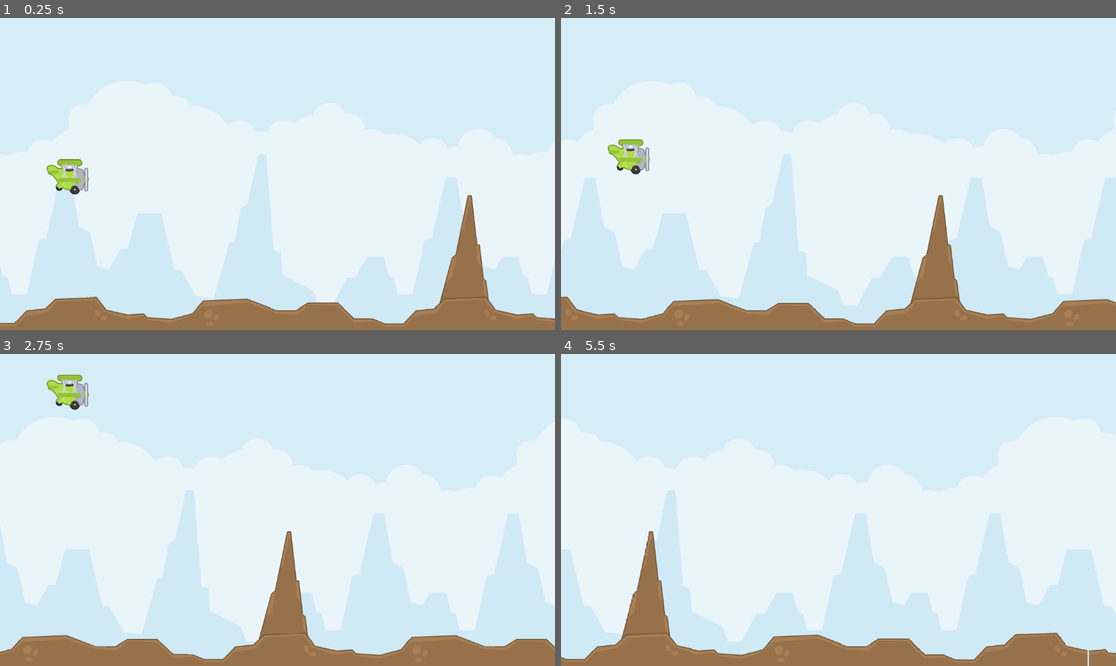
Above: before the commit, frames 1-4 (two rows, left to right).
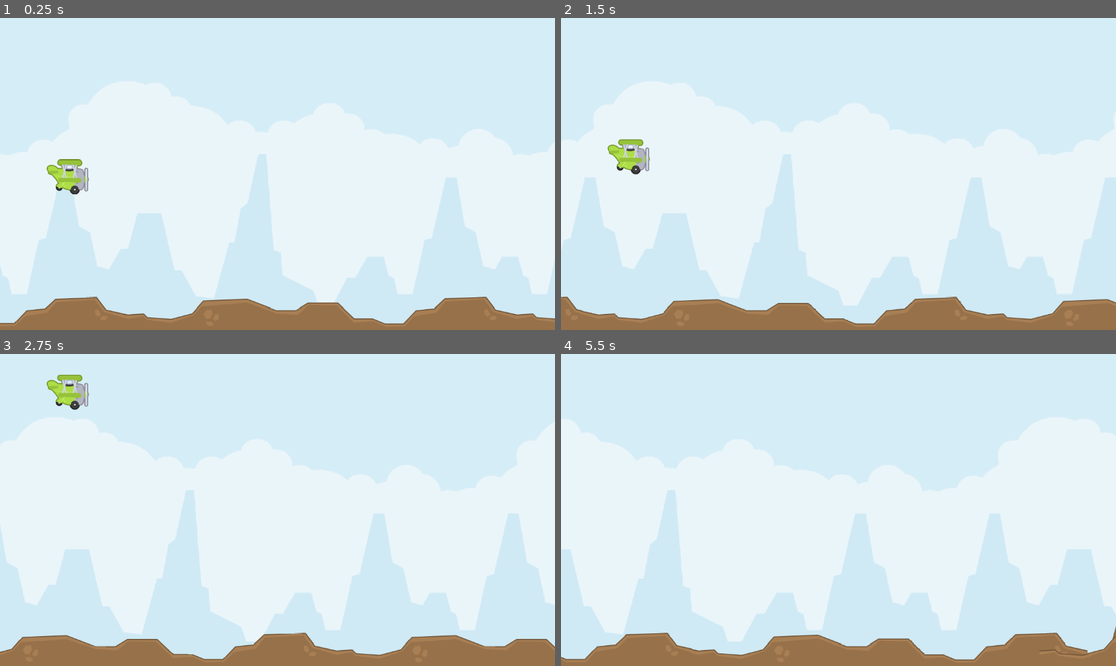
Above: after the commit, the same moments.

Repository: AllanSechrist/FlappyPlane
Game: Godot game, scene res://scenes/sandbox.tscn
Two runs of this game, one before a commit and one after it. Both use one fixed random seed, a clock stepped at 60 frames per second and the inputs below. The project has no main scene, so this scene is started directly.
Inputs (mouse positions are in pixels of both pictures, inside the frame that each line leads up to):
- Up to frame 1 (0.25 s): no input
- Up to frame 2 (1.5 s): move the mouse to (960, 158) at 0.52 s; click (960, 158) at 0.6 s; move the mouse to (727, 189) at 1.27 s; click (727, 189) at 1.35 s
- Up to frame 3 (2.75 s): move the mouse to (333, 441) at 2.02 s; click (333, 441) at 2.1 s
- Up to frame 4 (5.5 s): move the mouse to (810, 572) at 2.77 s; click (810, 572) at 2.85 s; move the mouse to (1005, 556) at 3.52 s; click (1005, 556) at 3.6 s; move the mouse to (672, 463) at 4.27 s; click (672, 463) at 4.35 s; move the mouse to (866, 510) at 5.02 s; click (866, 510) at 5.1 s

The runs differ from the first frame. In frame 1, 1.5% of the frame differs, in the area x 79-89%, y 56-92%; in frame 2, 1.5%; in frame 3, 1.5%; in frame 4, 1.6%, in the area x 10-100%, y 56-100%.

Commit message:
add game manager, rock spawner, and ground spawner.

Diff:
--- /dev/null
+++ b/scenes/game_manager.gd
@@ -0,0 +1,10 @@
+extends Node2D
+class_name GameManager
+
+@onready var player: Player = $Player
+@onready var rock_spawner: RockSpawner = $RockSpawner
+@onready var ground_spawner: GroundSpawner = $GroundSpawner
+
+
+func _ready() -> void:
+	ground_spawner.request_connection.connect(rock_spawner._on_connection_requested)
--- a/scenes/ground/ground.gd
+++ b/scenes/ground/ground.gd
@@ -1,12 +1,31 @@
 extends AnimatableBody2D
 class_name Ground
+
+@onready var spawn_points: Node2D = $SpawnPoints
+
 
 @export var speed := 150.0
 @export var ground_width := 808.0
 @export var piece_count := 3
 
+var rock_spawn_points: Array[Marker2D]
+
+signal despawn(ground: Ground)
+signal request_rock(spawn_point: Marker2D)
+
+func _ready() -> void:
+	for child in spawn_points.get_children():
+		if child is Marker2D:
+			rock_spawn_points.append(child)
+	request_rock.emit(self)
+
 func _physics_process(delta: float) -> void:
 	position.x -= speed * delta
 
 	if position.x <= -ground_width:
-		position.x += ground_width * piece_count
+		despawn.emit(self)
+
+func get_random_spawn_point() -> Marker2D:
+	if rock_spawn_points.is_empty():
+		return null
+	return rock_spawn_points.pick_random()
--- a/scenes/ground/ground.tscn
+++ b/scenes/ground/ground.tscn
@@ -11,3 +11,17 @@
 
 [node name="CollisionPolygon2D" type="CollisionPolygon2D" parent="." unique_id=1948639659]
 polygon = PackedVector2Array(-405, 2, -404, 36, 404, 35, 404, 2, 358, -8, 341, -34, 255, -33, 234, -11, 195, -7, 168, 21, 131, 22, 108, 12, 70, 10, 34, -22, -32, -22, -53, -7, -94, -5, -154, -28, -247, -25, -271, 2, -309, 11, -362, 8, -370, -1)
+
+[node name="SpawnPoints" type="Node2D" parent="." unique_id=534728950]
+
+[node name="RockSpawnPoint" type="Marker2D" parent="SpawnPoints" unique_id=1969494535]
+position = Vector2(-198, -21)
+
+[node name="RockSpawnPoint2" type="Marker2D" parent="SpawnPoints" unique_id=1201252675]
+position = Vector2(0, -15)
+
+[node name="RockSpawnPoint3" type="Marker2D" parent="SpawnPoints" unique_id=1898322258]
+position = Vector2(146, 25)
+
+[node name="RockSpawnPoint4" type="Marker2D" parent="SpawnPoints" unique_id=370263853]
+position = Vector2(299, -25)
--- /dev/null
+++ b/scenes/ground/ground_spawner.gd
@@ -0,0 +1,29 @@
+extends Node
+class_name GroundSpawner
+
+@export var ground_scene: PackedScene
+@export var starting_ground_segments := 3
+@export var ground_segments: Array[Ground]
+
+var respawn_point := Vector2(1512.0, 615.0)
+
+signal request_connection(ground: Ground)
+
+func _ready() -> void:
+	for segment in ground_segments:
+		segment.despawn.connect(_on_despawn)
+
+
+func spawn_ground() -> void:
+	var ground = ground_scene.instantiate()
+	ground.global_position = respawn_point
+	ground.despawn.connect(_on_despawn)
+	add_child.call_deferred(ground)
+	request_connection.emit(ground)
+	ground_segments.append(ground)
+
+func _on_despawn(ground: Ground) -> void:
+	ground_segments.erase(ground)
+	ground.queue_free()
+	spawn_ground()
+	print("Free!")
--- /dev/null
+++ b/scenes/ground/ground_spawner.tscn
@@ -0,0 +1,8 @@
+[gd_scene format=3 uid="uid://tupblci8ekth"]
+
+[ext_resource type="Script" uid="uid://bkkw23ccrukh6" path="res://scenes/ground/ground_spawner.gd" id="1_i4win"]
+[ext_resource type="PackedScene" uid="uid://7dkjqq1ir2ir" path="res://scenes/ground/ground.tscn" id="2_dutri"]
+
+[node name="GroundSpawner" type="Node" unique_id=1915303487]
+script = ExtResource("1_i4win")
+ground_scene = ExtResource("2_dutri")
--- a/scenes/rock/rock.gd
+++ b/scenes/rock/rock.gd
@@ -4,15 +4,16 @@
 @export var speed := 150.0
 
 var despawn_x: float
-var respawn_x: float
+var has_despawned := false
+
+signal despawn(Rock)
 
 func _ready() -> void:
-	var screen_size := get_viewport_rect().size
 	despawn_x = -100.0
-	respawn_x = screen_size.x + 100.0
 
 func _physics_process(delta: float) -> void:
 	position.x -= speed * delta
 
-	if position.x < despawn_x:
-		position.x = respawn_x
+	if position.x < despawn_x and not has_despawned:
+		has_despawned = true
+		despawn.emit(self)
--- /dev/null
+++ b/scenes/rock/rock_spawner.gd
@@ -0,0 +1,29 @@
+extends Node
+class_name RockSpawner
+
+@export var rock_scene: PackedScene
+@export var number_of_rocks := 2
+
+var rocks: int
+
+func _ready() -> void:
+	pass
+
+func _on_connection_requested(ground: Ground) -> void:
+	ground.request_rock.connect(_on_ground_request_rock)
+
+func _on_ground_request_rock(ground: Ground) -> void:
+	print("ground.position.x seen by spawner = ", ground.position.x)
+	for i in range(number_of_rocks):
+		var spawn_point = ground.rock_spawn_points[i]
+		var rock := rock_scene.instantiate()
+		rock.global_position = spawn_point.global_position
+		print(spawn_point.global_position)
+		rock.speed = ground.speed
+		rock.despawn.connect(_on_rock_despawn)
+		add_child.call_deferred(rock)
+		rocks += 1
+
+func _on_rock_despawn(rock: Rock) -> void:
+	rocks -= 1
+	rock.queue_free()
--- /dev/null
+++ b/scenes/rock/rock_spawner.tscn
@@ -0,0 +1,6 @@
+[gd_scene format=3 uid="uid://dxx2yyrsj5vyk"]
+
+[ext_resource type="Script" uid="uid://dqikqc85kjyc7" path="res://scenes/rock/rock_spawner.gd" id="1_6md55"]
+
+[node name="RockSpawner" type="Node" unique_id=205191740]
+script = ExtResource("1_6md55")
--- a/scenes/sandbox.tscn
+++ b/scenes/sandbox.tscn
@@ -1,12 +1,16 @@
 [gd_scene format=3 uid="uid://3xta7ile480s"]
 
+[ext_resource type="Script" uid="uid://jhxmrsr38qjm" path="res://scenes/game_manager.gd" id="1_4b02c"]
 [ext_resource type="Script" uid="uid://8d73rh2ix1bc" path="res://scenes/parallax_2d.gd" id="1_rgld7"]
 [ext_resource type="Texture2D" uid="uid://ceyvh0omyf5sa" path="res://assets/sprites/Misc/background.png" id="2_a8pr3"]
 [ext_resource type="PackedScene" uid="uid://ciej0xyuomchi" path="res://scenes/player/player.tscn" id="3_a8pr3"]
 [ext_resource type="PackedScene" uid="uid://7dkjqq1ir2ir" path="res://scenes/ground/ground.tscn" id="4_j6lu3"]
-[ext_resource type="PackedScene" uid="uid://6g3jpqqfqsqk" path="res://scenes/rock/rock.tscn" id="5_tpt06"]
+[ext_resource type="PackedScene" uid="uid://dxx2yyrsj5vyk" path="res://scenes/rock/rock_spawner.tscn" id="4_tpt06"]
+[ext_resource type="PackedScene" uid="uid://6g3jpqqfqsqk" path="res://scenes/rock/rock.tscn" id="5_16ffl"]
+[ext_resource type="PackedScene" uid="uid://tupblci8ekth" path="res://scenes/ground/ground_spawner.tscn" id="7_rvfw7"]
 
 [node name="Sandbox" type="Node2D" unique_id=49395307]
+script = ExtResource("1_4b02c")
 
 [node name="Parallax2D" type="Parallax2D" parent="." unique_id=219686411]
 repeat_size = Vector2(800, 0)
@@ -20,14 +24,17 @@
 [node name="Player" parent="." unique_id=1818544693 instance=ExtResource("3_a8pr3")]
 position = Vector2(141, 300)
 
-[node name="Rock" parent="." unique_id=1242596337 instance=ExtResource("5_tpt06")]
-position = Vector2(998, 607)
+[node name="RockSpawner" parent="." unique_id=205191740 instance=ExtResource("4_tpt06")]
+rock_scene = ExtResource("5_16ffl")
 
-[node name="Ground" parent="." unique_id=1344012748 instance=ExtResource("4_j6lu3")]
+[node name="GroundSpawner" parent="." unique_id=1915303487 node_paths=PackedStringArray("ground_segments") instance=ExtResource("7_rvfw7")]
+ground_segments = [NodePath("Ground"), NodePath("Ground2"), NodePath("Ground3")]
+
+[node name="Ground" parent="GroundSpawner" unique_id=1344012748 instance=ExtResource("4_j6lu3")]
 position = Vector2(1512, 615)
 
-[node name="Ground2" parent="." unique_id=11573200 instance=ExtResource("4_j6lu3")]
+[node name="Ground2" parent="GroundSpawner" unique_id=11573200 instance=ExtResource("4_j6lu3")]
 position = Vector2(-104, 615)
 
-[node name="Ground3" parent="." unique_id=614792343 instance=ExtResource("4_j6lu3")]
+[node name="Ground3" parent="GroundSpawner" unique_id=614792343 instance=ExtResource("4_j6lu3")]
 position = Vector2(704, 615)
Not shown, added: scenes/game_manager.gd.uid
Not shown, added: scenes/ground/ground_spawner.gd.uid
Not shown, added: scenes/rock/rock_spawner.gd.uid
